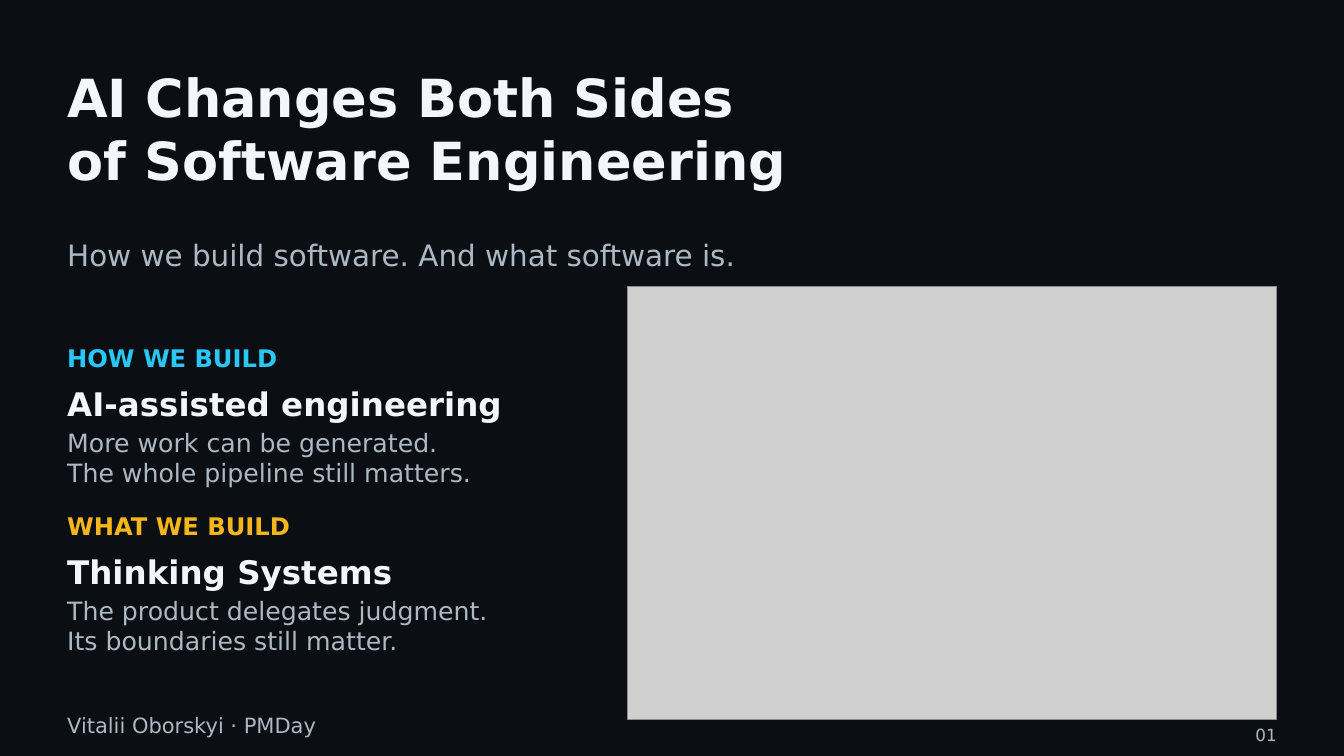
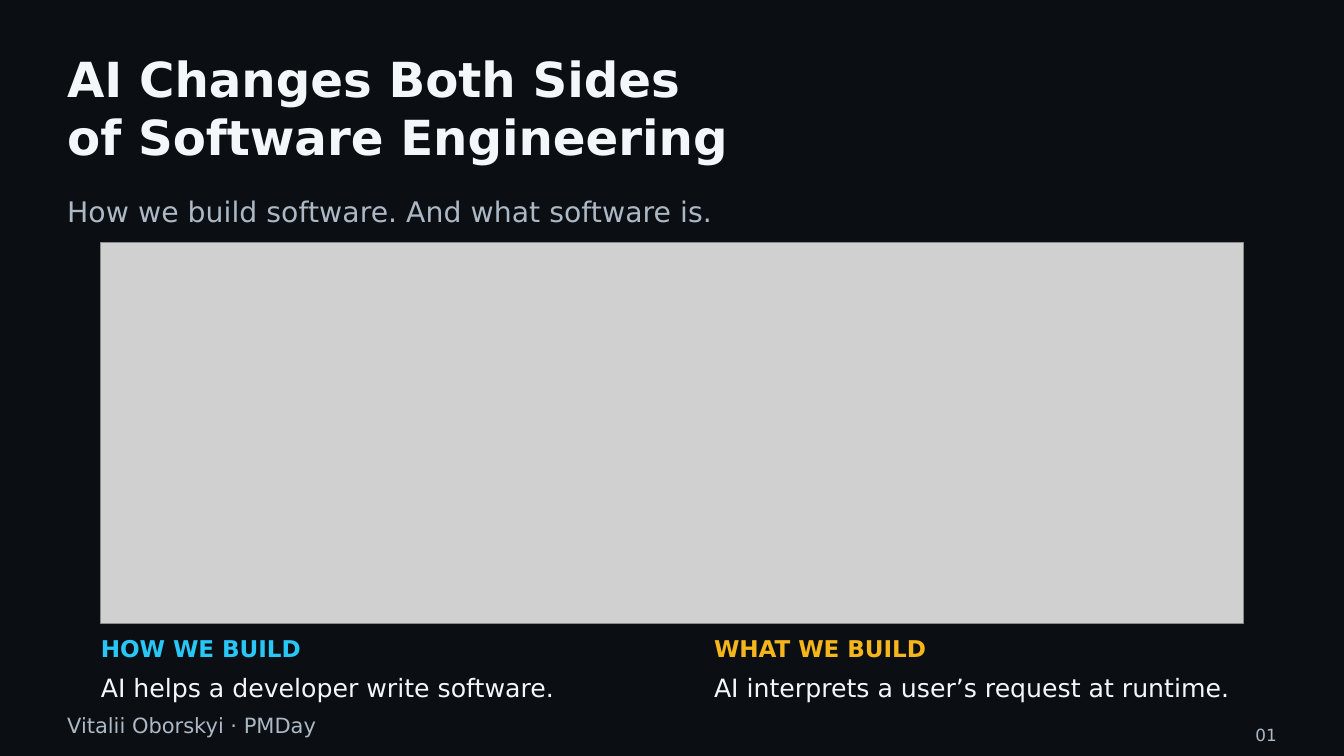
Before and after one commit to UncertaintyArchitectureGroup/uncertainty-architecture, a slide deck: slide 1 of assets/presentations/pmday-2026/ai-changes-both-sides.pptx. Drawn at 1344x756 pixels with LibreOffice and Linux fonts; fonts in the diff are those of the drawing; grey boxes stand for pictures. Boxes give left, top, right and bottom in pixels: in the first picture for what was removed or moved away, otherwise in the second. Text is boxed around its words. In the diff, an @@ line names an element or a change of style, - is before the commit and + after.

Commit message:
Refine PMDay slides 3–7 and finish unpublished evidence retention
Resume the reviewed local slides 1–4 and complete the maintainer's last corrections: arrow-free SDLC, four GitClear signals, smooth illustrative comprehension curve, human recovery path, and Watch / Explore on slide 7.

Includes unpublished work from local snapshots 9ee755c and 4b00d22, with the full DORA report preserved losslessly. Markdown, native PPTX and provenance remain paired.

```diff
--- a/assets/presentations/pmday-2026/ai-changes-both-sides.pptx
+++ b/assets/presentations/pmday-2026/ai-changes-both-sides.pptx
@@ text "AI Changes Both Sides" moved from (x1=67, y1=77, x2=786, y2=191) to (x1=67, y1=60, x2=727, y2=166) @@
@@ text "AI Changes Both Sides" at (x1=67, y1=60, x2=727, y2=166): size 37.5 to 34.5 pt @@
@@ text "How we build software. And ..." moved from (x1=67, y1=243, x2=735, y2=267) to (x1=67, y1=200, x2=712, y2=223) @@
@@ text "How we build software. And ..." at (x1=67, y1=200, x2=712, y2=223): size 21 to 20.2 pt @@
@@ picture added at (x1=101, y1=243, x2=1243, y2=624) @@
@@ picture removed at (x1=628, y1=286, x2=1277, y2=719) @@
@@ text removed at (x1=67, y1=391, x2=501, y2=423) @@
-AI-assisted engineering
@@ text removed at (x1=67, y1=433, x2=471, y2=488) @@
-More work can be generated.
-The whole pipeline still matters.
@@ text removed at (x1=67, y1=559, x2=392, y2=591) @@
-Thinking Systems
@@ text removed at (x1=67, y1=601, x2=488, y2=651) @@
-The product delegates judgment.
-Its boundaries still matter.
@@ text "HOW WE BUILD" moved from (x1=67, y1=349, x2=278, y2=368) to (x1=101, y1=640, x2=301, y2=658) @@
@@ text "HOW WE BUILD" at (x1=101, y1=640, x2=301, y2=658): size 17.2 to 16.5 pt @@
@@ text "WHAT WE BUILD" at (x1=714, y1=640, x2=926, y2=658): size 17.2 to 16.5 pt @@
@@ text "WHAT WE BUILD" moved from (x1=67, y1=517, x2=290, y2=536) to (x1=714, y1=640, x2=926, y2=658) @@
@@ text added at (x1=101, y1=678, x2=554, y2=703), 18 pt, text #F4F7FA @@
+AI helps a developer write software.
@@ text added at (x1=714, y1=678, x2=1229, y2=703), 18 pt, text #F4F7FA @@
+AI interprets a user’s request at runtime.
```
Also in this commit, not shown: 4 other slides changed, 2 slides added, 2 slides removed, 19 other files.
